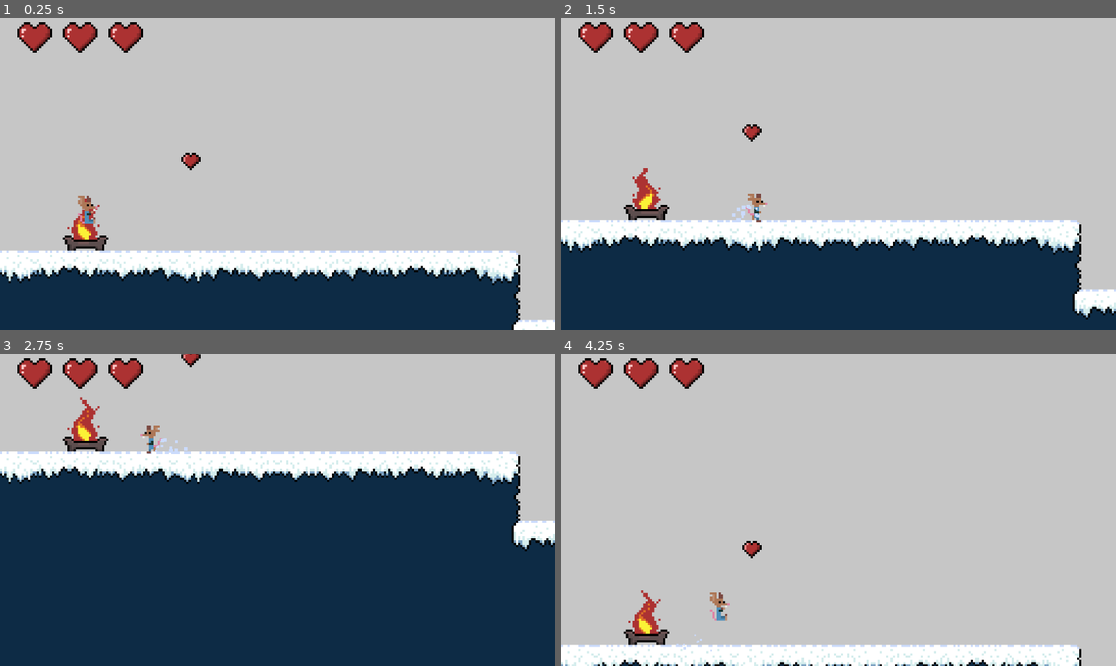
Above: before the commit, frames 1-4 (two rows, left to right).
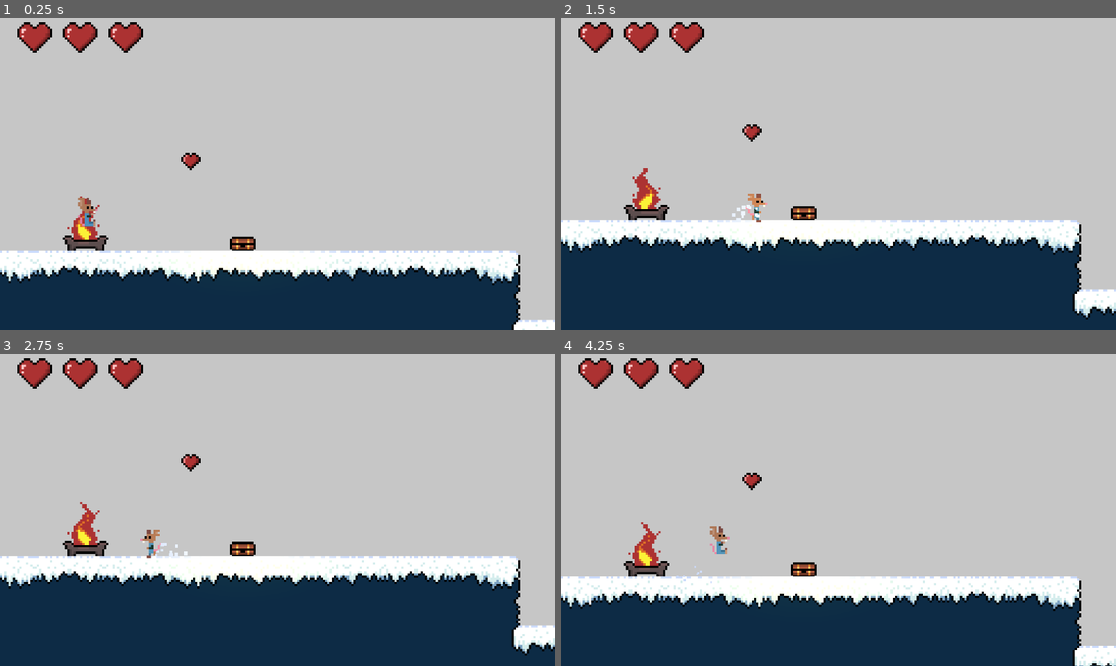
Above: after the commit, the same moments.

Repository: romainmastro/MisterMuz_Project
Game: Godot game, scene res://Scenes/main.tscn
Two runs of this game, one before a commit and one after it. Both use one fixed random seed, a clock stepped at 60 frames per second and the inputs below. The engine's default icon, where the game draws it, is replaced by a stand-in: a white triangle on a blue panel in a dark square.
Inputs (mouse positions are in pixels of both pictures, inside the frame that each line leads up to):
- Up to frame 1 (0.25 s): no input
- Up to frame 2 (1.5 s): tap Enter at 0.5 s; move the mouse to (960, 158) at 0.52 s; hold D (move_right) 0.53-1.25 s; tap Space (jump) at 0.6, 0.77, 1.07 s; click (960, 158) at 0.67 s; drag from (727, 189) to (810, 236) at 1.27 s
- Up to frame 3 (2.75 s): move the mouse to (333, 441) at 2.02 s; hold A (move_left) from 2.03 s (still down); hold S (move_camera_down, bound only before the commit) from 2.03 s (still down); tap Space (jump) at 2.3 s
- Up to frame 4 (4.25 s): release A (move_left) at 2.75 s; release S (move_camera_down, bound only before the commit) at 2.75 s; drag from (810, 572) to (649, 425) at 2.77 s; move the mouse to (1005, 556) at 3.52 s; hold D (move_right) from 3.53 s (still down); hold W (move_camera_up, bound only before the commit) from 3.53 s (still down); tap Space (jump) at 3.77, 3.8, 4.07 s

The runs differ from the first frame. In frame 1, 0.7% of the frame differs, in the area x 14-57%, y 57-83%; in frame 2, 0.7%; in frame 3, 43%, in the area x 0-100%, y 0-97%; in frame 4, 29%.

Commit message:
Content : Snow Equipment
Added : Snow Equipment assets : Boots-Gloves / Hat / Muffler / Suit
Added : Treasure Scene : open and close
Added : Animations for all pieces of equipment
Added : Change accel / decel when opening treasure Chest
Added : Muz clothes : Boots-Gloves when opening Chest : added AnimatedSprite2D for player + updated animation component

Diff:
--- /dev/null
+++ b/Mouse Journey/Scenes/Environment/treasure_chest.tscn
@@ -0,0 +1,35 @@
+[gd_scene load_steps=6 format=3 uid="uid://bs6jgygl6od08"]
+
+[ext_resource type="Texture2D" uid="uid://bb351c1n2ieyh" path="res://Assets/Environment/closed_chest.png" id="1_2crsg"]
+[ext_resource type="Script" uid="uid://didfjoqvoqhd4" path="res://Scripts/Environment/treasure_chest.gd" id="1_w6mne"]
+[ext_resource type="Texture2D" uid="uid://rs7mwcqucuxq" path="res://Assets/Environment/opened_chest.png" id="2_w6mne"]
+[ext_resource type="Texture2D" uid="uid://rc70enu4xxnm" path="res://Resources/light/2d_lights_and_shadows_neutral_point_light.webp" id="4_ki27y"]
+
+[sub_resource type="RectangleShape2D" id="RectangleShape2D_ki27y"]
+size = Vector2(16, 7)
+
+[node name="treasure_chest" type="Area2D" node_paths=PackedStringArray("closed_chest_sprite", "opened_chest_sprite")]
+script = ExtResource("1_w6mne")
+closed_chest_sprite = NodePath("closed_chest")
+opened_chest_sprite = NodePath("opened_chest")
+
+[node name="CollisionShape2D" type="CollisionShape2D" parent="."]
+position = Vector2(0, 0.5)
+shape = SubResource("RectangleShape2D_ki27y")
+
+[node name="closed_chest" type="Sprite2D" parent="."]
+texture = ExtResource("1_2crsg")
+
+[node name="opened_chest" type="Sprite2D" parent="."]
+position = Vector2(0, -1)
+texture = ExtResource("2_w6mne")
+
+[node name="PointLight2D" type="PointLight2D" parent="."]
+scale = Vector2(0.4, 0.2)
+color = Color(0.666838, 0.451852, 0.0116099, 1)
+energy = 0.6
+shadow_color = Color(0, 0, 0, 1)
+texture = ExtResource("4_ki27y")
+height = 99.0
+
+[connection signal="body_entered" from="." to="." method="_on_body_entered"]
--- a/Mouse Journey/Scenes/Player.tscn
+++ b/Mouse Journey/Scenes/Player.tscn
@@ -9,9 +9,14 @@
 [ext_resource type="PackedScene" uid="uid://doooxpud87nj2" path="res://Scenes/hurt_box.tscn" id="6_miouo"]
 [ext_resource type="PackedScene" uid="uid://dmltd84vx4tiq" path="res://Scenes/Components/input_component.tscn" id="6_nn08x"]
 [ext_resource type="Texture2D" uid="uid://b1apqiygffyj3" path="res://Assets/Muz/Muz_SLIDE.png" id="6_o3h8g"]
+[ext_resource type="Texture2D" uid="uid://1yqgy2tnpbuq" path="res://Assets/Muz/Boots and gloves/Boots_Gloves_JUMP.png" id="7_i2e8t"]
 [ext_resource type="PackedScene" uid="uid://c28j3nq07emlu" path="res://Scenes/Components/movement_component_with_slide.tscn" id="8_miouo"]
+[ext_resource type="Texture2D" uid="uid://bvaxa4rcc7jwc" path="res://Assets/Muz/Boots and gloves/Boots_Gloves_HURT.png" id="8_qidb7"]
+[ext_resource type="Texture2D" uid="uid://ceksk5y1ki0je" path="res://Assets/Muz/Boots and gloves/Boots_Gloves_IDLE.png" id="9_70hv0"]
+[ext_resource type="Texture2D" uid="uid://biwn56mwq1d28" path="res://Assets/Muz/Boots and gloves/Boots_Gloves_RUN.png" id="10_8flut"]
 [ext_resource type="PackedScene" uid="uid://b0uxrbejuk3ug" path="res://Scenes/Components/animation_component.tscn" id="10_yoq75"]
 [ext_resource type="PackedScene" uid="uid://b7gls8nvptfou" path="res://Scenes/Components/health_component.tscn" id="11_ksbbd"]
+[ext_resource type="Texture2D" uid="uid://b7ec0jeyooph" path="res://Assets/Muz/Boots and gloves/Boots_Gloves_SLIDE.png" id="11_qidb7"]
 [ext_resource type="PackedScene" uid="uid://blltvlkj6lskc" path="res://Scenes/Components/advanced_jump_component.tscn" id="12_glx4g"]
 [ext_resource type="PackedScene" uid="uid://b5vt1jvxrv0fi" path="res://Scenes/Components/hurtbox_component.tscn" id="12_miouo"]
 [ext_resource type="PackedScene" uid="uid://cve4owe16cpik" path="res://Scenes/Components/snow_trail_component.tscn" id="15_1e7my"]
@@ -165,6 +170,156 @@
 "frames": [{
 "duration": 1.0,
 "texture": SubResource("AtlasTexture_8flut")
+}],
+"loop": true,
+"name": &"slide",
+"speed": 6.0
+}]
+
+[sub_resource type="AtlasTexture" id="AtlasTexture_u7x0b"]
+atlas = ExtResource("7_i2e8t")
+region = Rect2(16, 0, 16, 16)
+
+[sub_resource type="AtlasTexture" id="AtlasTexture_utwlt"]
+atlas = ExtResource("8_qidb7")
+region = Rect2(0, 0, 16, 16)
+
+[sub_resource type="AtlasTexture" id="AtlasTexture_kih0c"]
+atlas = ExtResource("9_70hv0")
+region = Rect2(0, 0, 16, 16)
+
+[sub_resource type="AtlasTexture" id="AtlasTexture_lyrkg"]
+atlas = ExtResource("9_70hv0")
+region = Rect2(16, 0, 16, 16)
+
+[sub_resource type="AtlasTexture" id="AtlasTexture_c43xd"]
+atlas = ExtResource("9_70hv0")
+region = Rect2(32, 0, 16, 16)
+
+[sub_resource type="AtlasTexture" id="AtlasTexture_avx33"]
+atlas = ExtResource("9_70hv0")
+region = Rect2(48, 0, 16, 16)
+
+[sub_resource type="AtlasTexture" id="AtlasTexture_opqna"]
+atlas = ExtResource("9_70hv0")
+region = Rect2(64, 0, 16, 16)
+
+[sub_resource type="AtlasTexture" id="AtlasTexture_00okb"]
+atlas = ExtResource("9_70hv0")
+region = Rect2(80, 0, 16, 16)
+
+[sub_resource type="AtlasTexture" id="AtlasTexture_rxg2u"]
+atlas = ExtResource("7_i2e8t")
+region = Rect2(0, 0, 16, 16)
+
+[sub_resource type="AtlasTexture" id="AtlasTexture_xixlo"]
+atlas = ExtResource("10_8flut")
+region = Rect2(0, 0, 16, 16)
+
+[sub_resource type="AtlasTexture" id="AtlasTexture_bfbt0"]
+atlas = ExtResource("10_8flut")
+region = Rect2(16, 0, 16, 16)
+
+[sub_resource type="AtlasTexture" id="AtlasTexture_wosd6"]
+atlas = ExtResource("10_8flut")
+region = Rect2(32, 0, 16, 16)
+
+[sub_resource type="AtlasTexture" id="AtlasTexture_hkrn1"]
+atlas = ExtResource("10_8flut")
+region = Rect2(48, 0, 16, 16)
+
+[sub_resource type="AtlasTexture" id="AtlasTexture_wpo1r"]
+atlas = ExtResource("10_8flut")
+region = Rect2(64, 0, 16, 16)
+
+[sub_resource type="AtlasTexture" id="AtlasTexture_pqity"]
+atlas = ExtResource("10_8flut")
+region = Rect2(80, 0, 16, 16)
+
+[sub_resource type="AtlasTexture" id="AtlasTexture_6hr71"]
+atlas = ExtResource("11_qidb7")
+region = Rect2(0, 0, 16, 16)
+
+[sub_resource type="SpriteFrames" id="SpriteFrames_opqna"]
+animations = [{
+"frames": [],
+"loop": true,
+"name": &"default",
+"speed": 5.0
+}, {
+"frames": [{
+"duration": 1.0,
+"texture": SubResource("AtlasTexture_u7x0b")
+}],
+"loop": true,
+"name": &"fall",
+"speed": 5.0
+}, {
+"frames": [{
+"duration": 1.0,
+"texture": SubResource("AtlasTexture_utwlt")
+}],
+"loop": false,
+"name": &"hurt",
+"speed": 10.0
+}, {
+"frames": [{
+"duration": 1.0,
+"texture": SubResource("AtlasTexture_kih0c")
+}, {
+"duration": 1.0,
+"texture": SubResource("AtlasTexture_lyrkg")
+}, {
+"duration": 1.0,
+"texture": SubResource("AtlasTexture_c43xd")
+}, {
+"duration": 1.0,
+"texture": SubResource("AtlasTexture_avx33")
+}, {
+"duration": 1.0,
+"texture": SubResource("AtlasTexture_opqna")
+}, {
+"duration": 1.0,
+"texture": SubResource("AtlasTexture_00okb")
+}],
+"loop": true,
+"name": &"idle",
+"speed": 5.0
+}, {
+"frames": [{
+"duration": 1.0,
+"texture": SubResource("AtlasTexture_rxg2u")
+}],
+"loop": true,
+"name": &"jump",
+"speed": 5.0
+}, {
+"frames": [{
+"duration": 1.0,
+"texture": SubResource("AtlasTexture_xixlo")
+}, {
+"duration": 1.0,
+"texture": SubResource("AtlasTexture_bfbt0")
+}, {
+"duration": 1.0,
+"texture": SubResource("AtlasTexture_wosd6")
+}, {
+"duration": 1.0,
+"texture": SubResource("AtlasTexture_hkrn1")
+}, {
+"duration": 1.0,
+"texture": SubResource("AtlasTexture_wpo1r")
+}, {
+"duration": 1.0,
+"texture": SubResource("AtlasTexture_pqity")
+}],
+"loop": true,
+"name": &"run",
+"speed": 13.0
+}, {
+"frames": [{
+"duration": 1.0,
+"texture": SubResource("AtlasTexture_6hr71")
 }],
 "loop": true,
 "name": &"slide",
@@ -190,9 +345,15 @@
 hurtbox_component = NodePath("COMPONENTS/hurtbox_component")
 snow_trail_component = NodePath("COMPONENTS/snowTrail_component")
 
-[node name="AnimatedSprite2D" type="AnimatedSprite2D" parent="."]
+[node name="PlayerSprite" type="AnimatedSprite2D" parent="."]
 sprite_frames = SubResource("SpriteFrames_dewec")
-animation = &"hurt"
+animation = &"idle"
+autoplay = "idle"
+offset = Vector2(0, -2)
+
+[node name="Boots_and_Gloves" type="AnimatedSprite2D" parent="."]
+sprite_frames = SubResource("SpriteFrames_opqna")
+animation = &"slide"
 autoplay = "idle"
 offset = Vector2(0, -2)
 
@@ -213,8 +374,9 @@
 ice_ground_accel = 1.2
 ice_ground_decel = 1.4
 
-[node name="animation_component" parent="COMPONENTS" node_paths=PackedStringArray("sprite", "hurtbox_component") instance=ExtResource("10_yoq75")]
-sprite = NodePath("../../AnimatedSprite2D")
+[node name="animation_component" parent="COMPONENTS" node_paths=PackedStringArray("player_sprite", "boots_gloves_sprite", "hurtbox_component") instance=ExtResource("10_yoq75")]
+player_sprite = NodePath("../../PlayerSprite")
+boots_gloves_sprite = NodePath("../../Boots_and_Gloves")
 hurtbox_component = NodePath("../hurtbox_component")
 
 [node name="Input_component" parent="COMPONENTS" instance=ExtResource("6_nn08x")]
@@ -238,7 +400,7 @@
 jumping_particles = NodePath("../../PARTICLES/jumpingParticles")
 landing_particles = NodePath("../../PARTICLES/LandingParticles")
 marker = NodePath("../../MARKER/SnowTrailMarker")
-sprite = NodePath("../../AnimatedSprite2D")
+sprite = NodePath("../../PlayerSprite")
 advanced_jump_component = NodePath("../advanced_jump_component")
 
 [node name="PARTICLES" type="Node" parent="."]
--- a/Mouse Journey/Scenes/main.tscn
+++ b/Mouse Journey/Scenes/main.tscn
@@ -7,6 +7,7 @@
 [ext_resource type="TileSet" uid="uid://cvxyb7jcx6hel" path="res://Resources/Pièges.tres" id="5_hptm8"]
 [ext_resource type="PackedScene" uid="uid://ltwdjfevci88" path="res://Scenes/HUD/HP_bar.tscn" id="5_kry3j"]
 [ext_resource type="TileSet" uid="uid://1x1qpe81qufy" path="res://Resources/Décor.tres" id="6_d1ilt"]
+[ext_resource type="PackedScene" uid="uid://bs6jgygl6od08" path="res://Scenes/Environment/treasure_chest.tscn" id="7_ynf5e"]
 [ext_resource type="Script" uid="uid://5btxhk0r3gsc" path="res://Scripts/camera_2d.gd" id="14_jkdf5"]
 
 [node name="Main" type="Node2D"]
@@ -43,18 +44,25 @@
 
 [node name="Level2" type="TileMapLayer" parent="WORLD/Level_Sophie"]
 z_index = 9
+enabled = false
 tile_set = ExtResource("3_344ge")
 
 [node name="Object2" type="TileMapLayer" parent="WORLD/Level_Sophie"]
+enabled = false
 tile_set = ExtResource("4_ynf5e")
 
 [node name="Pièges2" type="TileMapLayer" parent="WORLD/Level_Sophie"]
 z_index = 10
 tile_map_data = PackedByteArray("AAD//yYAAAAAAAAACgAAACYAAAAAAAAACgABACYAAAAAAAAACgACACYAAAAAAAAACgADACYAAAAAAAAACgAEAC …(1552 unchanged characters)…
+enabled = false
 tile_set = ExtResource("5_hptm8")
 
 [node name="Décor2" type="TileMapLayer" parent="WORLD/Level_Sophie"]
+enabled = false
 tile_set = ExtResource("6_d1ilt")
+
+[node name="treasure_chest" parent="WORLD" instance=ExtResource("7_ynf5e")]
+position = Vector2(112, -3)
 
 [node name="HUD" type="CanvasLayer" parent="."]
 
@@ -72,6 +80,3 @@
 script = ExtResource("14_jkdf5")
 player = NodePath("../../Player")
 level = NodePath("../../WORLD/Level_Eline/Level")
-
-[connection signal="body_entered" from="WORLD/Level_Eline/Objets/collectible_heart" to="WORLD/Level_Eline/Objets/collectible_heart" method="_on_body_entered"]
-[connection signal="body_entered" from="WORLD/Level_Eline/Objets/Checkpoint" to="WORLD/Level_Eline/Objets/Checkpoint" method="_on_body_entered"]
--- a/Mouse Journey/Scripts/Components/animation_component.gd
+++ b/Mouse Journey/Scripts/Components/animation_component.gd
@@ -2,37 +2,52 @@
 extends Node
 
 @export_group("Nodes")
-@export var sprite : AnimatedSprite2D
+@export var player_sprite : AnimatedSprite2D
+@export var boots_gloves_sprite : AnimatedSprite2D
+
 @export var hurtbox_component : ClassHurtboxComponent
 
 var is_hurt : bool = false
 
 func _ready() -> void:
+	boots_gloves_sprite.visible = GlobalPlayerStats.has_boots_gloves
+
 	hurtbox_component.hurt_animation.connect(handle_hurt_animation)
+	GlobalPlayerStats.has_boots_gloves_signal.connect(update_boots_gloves_visibility)
 
 func facing_direction() -> float :
-	return 1 if sprite.flip_h else -1
+	return 1 if player_sprite.flip_h else -1
 
 func handle_flip_sprite(direction : float) -> void :
 	if direction == 0 :
 		return
-	sprite.flip_h = false if direction > 0 else true
+	#player_sprite.flip_h = false if direction > 0 else true
+	if direction > 0 :
+		player_sprite.flip_h = false
+		boots_gloves_sprite.flip_h = false
+	else :
+		player_sprite.flip_h = true
+		boots_gloves_sprite.flip_h = true
 
 func handle_run_animation(x_velocity : float) :
 	if is_hurt :
 		return
 	if x_velocity != 0 :
-		sprite.play("run")
+		player_sprite.play("run")
+		boots_gloves_sprite.play("run")
 	else :
-		sprite.play("idle")
+		player_sprite.play("idle")
+		boots_gloves_sprite.play("idle")
 
 func handle_jump_animation(is_jumping : bool, is_falling : bool) :
 	if is_hurt :
 		return
 	if is_jumping :
-		sprite.play("jump")
+		player_sprite.play("jump")
+		boots_gloves_sprite.play("jump")
 	elif is_falling :
-		sprite.play("fall")
+		player_sprite.play("fall")
+		boots_gloves_sprite.play("fall")
 
 func handle_slide_animation (is_sliding : bool, is_jumping : bool, is_falling : bool) :
 	if is_hurt :
@@ -40,8 +55,9 @@
 	if is_jumping or is_falling :
 		return
 	if is_sliding :
-		if sprite.animation != "slide" :
-			sprite.play("slide")
+		if player_sprite.animation != "slide" :
+			player_sprite.play("slide")
+			boots_gloves_sprite.play("slide")
 	else :
 		return
 
@@ -50,10 +66,18 @@
 		return
 
 	is_hurt = true
-	sprite.stop()
-	sprite.play("hurt")
-	sprite.animation_finished.connect(on_hurt_animation_finished)
+	player_sprite.stop()
+	player_sprite.play("hurt")
+	boots_gloves_sprite.play("hurt")
+
+	player_sprite.animation_finished.connect(on_hurt_animation_finished)
+	boots_gloves_sprite.animation_finished.connect(on_hurt_animation_finished)
 
 func on_hurt_animation_finished() :
 	is_hurt = false
-	sprite.animation_finished.disconnect(on_hurt_animation_finished)
+
+	player_sprite.animation_finished.disconnect(on_hurt_animation_finished)
+	boots_gloves_sprite.animation_finished.disconnect(on_hurt_animation_finished)
+
+func update_boots_gloves_visibility() :
+	boots_gloves_sprite.visible = true
--- a/Mouse Journey/Scripts/Components/movement_component_with_slide.gd
+++ b/Mouse Journey/Scripts/Components/movement_component_with_slide.gd
@@ -4,24 +4,31 @@
 @export_subgroup("Settings")
 @export var running_speed : float = 45
 @export var sliding_speed : float = 450
+
 @export var sliding_accel : float = 5.0
 @export var sliding_decel : float = 2.0
 
-@export var ground_accel : float = 4.0
-@export var ground_decel : float = 7.0
+@export var ground_accel : float = 4.0 # good values but not used
+@export var ground_decel : float = 7.0 # good values but not used
 @export var air_accel : float = 10.0
 @export var air_decel : float = 3.0
 
-# NOT has boots :
+# NOT has boots_gloves :
 @export var ice_ground_accel : float = 0.7
 @export var ice_ground_decel : float = 0.7
 
+# has boots_gloves :
+@export var boots_ground_accel : float = 4
+@export var boots_ground_decel : float = 4
 
 var can_slide : bool = false
 var is_sliding : bool = false
 
+func _ready() -> void:
+	GlobalPlayerStats.has_boots_gloves_signal.connect(update_accel_decel)
+
 func init_movement_component() :
-	if not GlobalPlayerStats.has_boots :
+	if not GlobalPlayerStats.has_boots_gloves :
 		ground_accel = ice_ground_accel
 		ground_decel = ice_ground_decel
 
@@ -63,3 +70,7 @@
 func want_to_slide(body : CharacterBody2D, slide_button_pressed : bool, direction : float) :
 	can_slide = slide_button_pressed and is_on_downward_slope(body, direction)
 	is_sliding = can_slide and body.is_on_floor()
+
+func update_accel_decel() :
+	ground_accel = boots_ground_accel
+	ground_decel = boots_ground_decel
--- /dev/null
+++ b/Mouse Journey/Scripts/Environment/treasure_chest.gd
@@ -0,0 +1,18 @@
+extends Area2D
+
+@export var closed_chest_sprite : Sprite2D
+@export var opened_chest_sprite : Sprite2D
+
+func _ready() -> void:
+	closed_chest_sprite.show()
+	opened_chest_sprite.hide()
+
+func _on_body_entered(body: Node2D) -> void:
+	if body is PlayerClass :
+		show_opened_chest()
+		GlobalPlayerStats.has_boots_gloves = true
+		GlobalPlayerStats.has_boots_gloves_signal.emit() # listened by movement_with_slide_component.gd to update the movement accel/deccel variables
+
+func show_opened_chest() :
+	closed_chest_sprite.hide()
+	opened_chest_sprite.show()
--- a/Mouse Journey/Scripts/global_player_stats.gd
+++ b/Mouse Journey/Scripts/global_player_stats.gd
@@ -3,7 +3,6 @@
 @export var player_current_HP : float = 0
 @export var player_max_HP : float = 3
 
-var has_boots : bool = false
 var invincible_frame : bool = false
 
 @export var current_checkpoint : Vector2 = Vector2.ZERO
@@ -14,3 +13,7 @@
 
 # store the current Level
 @export var current_level : TileMapLayer
+
+# signal and variable for treasures :
+@warning_ignore("unused_signal") signal has_boots_gloves_signal
+@export var has_boots_gloves : bool = false
--- a/Mouse Journey/project.godot
+++ b/Mouse Journey/project.godot
@@ -60,12 +60,17 @@
 }
 move_camera_up={
 "deadzone": 0.2,
-"events": [Object(InputEventKey,"resource_local_to_scene":fa …(141 unchanged characters)… ":false,"keycode":0,"physical_keycode":87,"key_label":0,"unicode":122,"location":0,"echo":false,"script":null)
+"events": [Object(InputEventKey,"resource_local_to_scene":fa …(141 unchanged characters)… ":false,"keycode":0,"physical_keycode":82,"key_label":0,"unicode":114,"location":0,"echo":false,"script":null)
 ]
 }
 move_camera_down={
 "deadzone": 0.2,
-"events": [Object(InputEventKey,"resource_local_to_scene":fa …(140 unchanged characters)… d":false,"keycode":0,"physical_keycode":83,"key_label":0,"unicode":115,"location":0,"echo":false,"script":null)
+"events": [Object(InputEventKey,"resource_local_to_scene":fa …(140 unchanged characters)… d":false,"keycode":0,"physical_keycode":70,"key_label":0,"unicode":102,"location":0,"echo":false,"script":null)
+]
+}
+action={
+"deadzone": 0.2,
+"events": [Object(InputEventKey,"resource_local_to_scene":false,"resource_name":"","device":-1,"window_id":0,"alt_pressed":false,"shift_pressed":false,"ctrl_pressed":false,"meta_pressed":false,"pressed":false,"keycode":0,"physical_keycode":71,"key_label":0,"unicode":103,"location":0,"echo":false,"script":null)
 ]
 }
 
Not shown, added: Mouse Journey/Assets/Environment/closed_chest.png.import
Not shown, added: Mouse Journey/Assets/Environment/opened_chest.png.import
Binary file added: Mouse Journey/Assets/Muz/Boots and gloves/Boots_Gloves_HURT.png
Not shown, added: Mouse Journey/Assets/Muz/Boots and gloves/Boots_Gloves_HURT.png.import
Binary file added: Mouse Journey/Assets/Muz/Boots and gloves/Boots_Gloves_IDLE.png
Not shown, added: Mouse Journey/Assets/Muz/Boots and gloves/Boots_Gloves_IDLE.png.import
Binary file added: Mouse Journey/Assets/Muz/Boots and gloves/Boots_Gloves_JUMP.png
Not shown, added: Mouse Journey/Assets/Muz/Boots and gloves/Boots_Gloves_JUMP.png.import
Binary file added: Mouse Journey/Assets/Muz/Boots and gloves/Boots_Gloves_RUN.png
Not shown, added: Mouse Journey/Assets/Muz/Boots and gloves/Boots_Gloves_RUN.png.import
Binary file added: Mouse Journey/Assets/Muz/Boots and gloves/Boots_Gloves_SLIDE.png
Not shown, added: Mouse Journey/Assets/Muz/Boots and gloves/Boots_Gloves_SLIDE.png.import
(and 38 more such lines)
